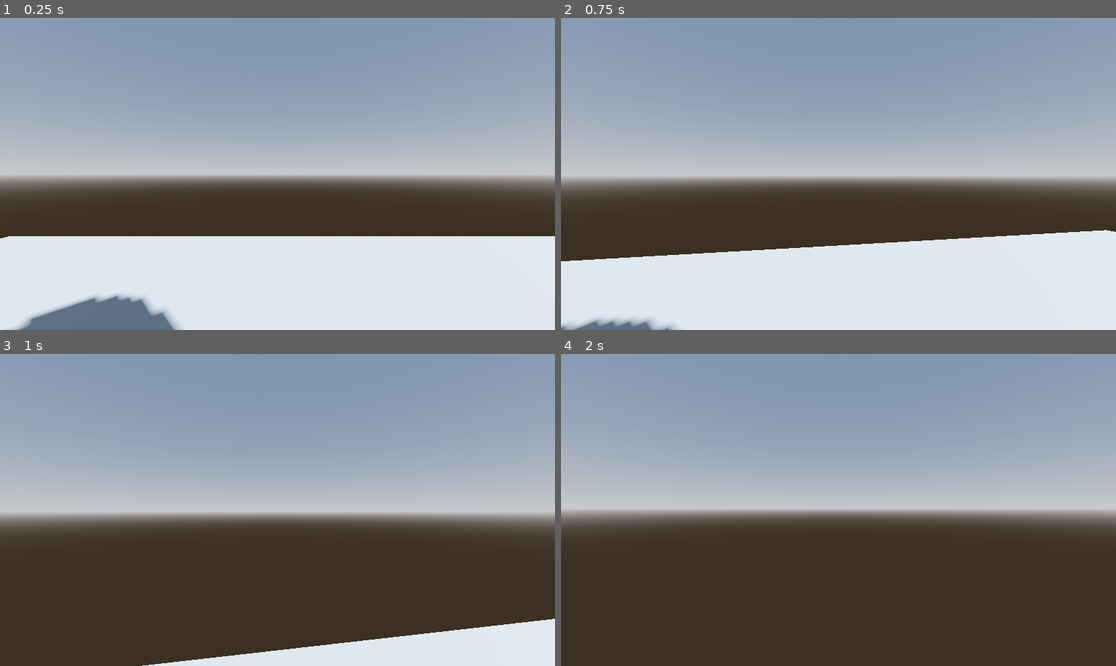
Above: before the commit, frames 1-4 (two rows, left to right).
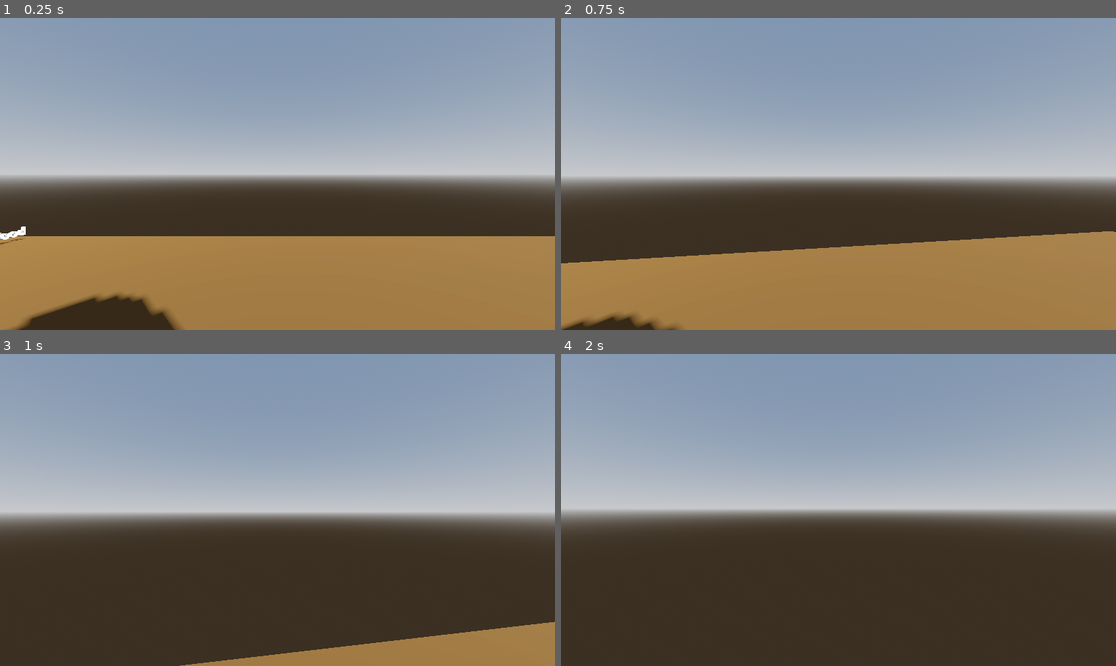
Above: after the commit, the same moments.

Repository: Yuri-Campos/horrorTest
Game: Godot game, scene res://maps/lvl_1.tscn
Same seed, same stepped clock (60 frames per second), same inputs: the game is played once before the commit and once after it. The project has no main scene, so this scene is started directly.
Inputs (mouse positions are in pixels of both pictures, inside the frame that each line leads up to):
- Up to frame 1 (0.25 s): no input
- Up to frame 2 (0.75 s): tap Enter at 0.5 s; move the mouse to (866, 174) at 0.52 s; hold W (ui_up) from 0.53 s (still down); tap Shift (action_run, bound only after the commit) at 0.6 s
- Up to frame 3 (1 s): keep holding W (ui_up); tap Space (action_jump) at 0.77 s
- Up to frame 4 (2 s): keep holding W (ui_up); move the mouse to (810, 510) at 1.27 s; tap Shift (action_run, bound only after the commit) at 1.35 s; tap Space (action_jump) at 1.52 s

The runs differ from the first frame. In frame 1, 30% of the frame differs, in the area x 0-100%, y 66-100%; in frame 2, 27%; in frame 3, 5.7%; in frame 4, nothing differs.

Commit message:
sounds play faster when running

Diff:
--- a/Player/player.gd
+++ b/Player/player.gd
@@ -23,7 +23,8 @@
 
 var distance_footstep: float = 0.0
 var play_footstep: int = 3
-
+var is_running: bool = false
+var stamina: float = 100.0
 func _ready():
 	Input.set_mouse_mode(Input.MOUSE_MODE_CAPTURED)
 
@@ -32,7 +33,10 @@
 		rotate_y(deg_to_rad(-event.relative.x * mouse_sens))
 		camera_3d.rotate_x(deg_to_rad(-event.relative.y * mouse_sens))
 		camera_3d.rotation.x = clamp(camera_3d.rotation.x, deg_to_rad(-89), deg_to_rad(89))
-
+	if Input.is_action_just_pressed("action_run"):
+		is_running = true
+	if Input.is_action_just_released("action_run"):
+		is_running = false
 func _process(delta):
 	if(is_bob_on):
 		cam_movement(delta)
@@ -70,26 +74,35 @@
 
 	direction = Vector3(direction.x, 0, direction.z).rotated(Vector3.UP, h_rot).normalized()
 
-	velocity.x = direction.x * speed
-	velocity.z = direction.z * speed
+
+	var char_speed = speed * 1.5 if is_running && stamina > 0 else speed
+	velocity.x = direction.x * char_speed
+	velocity.z = direction.z * char_speed
 
 	if !is_on_floor():
 		velocity.y -= GRAVITY * delta
 	if Input.is_action_just_pressed("action_jump") and is_on_floor():
 		velocity.y = jump_vel
 
-
 	move_and_slide()
 
 func process_ground_sounds(group: String):
-	if play_footstep != 100 and (int(velocity.x) != 0) || int (velocity.z) != 0:
+
+	if is_running:
+		play_footstep = 2
+	else:
+		play_footstep = 3
+
+
+	if (int(velocity.x) != 0) || int (velocity.z) != 0:
 		distance_footstep += 0.1
 
 	if distance_footstep > play_footstep and is_on_floor():
 		match group:
 			"terrain_wood":
 				step_sound.stream = load("res://sounds/steps/wood/1.ogg")
-
+			"terrain_grass":
+				step_sound.stream = load("res://sounds/steps/grass/1.ogg")
 
 		step_sound.pitch_scale = randf_range(0.8, 1.2)
 		step_sound.play()
--- a/maps/lvl_1.tscn
+++ b/maps/lvl_1.tscn
@@ -17,8 +17,25 @@
 
 [sub_resource type="BoxMesh" id="BoxMesh_ha3bl"]
 
+[sub_resource type="StandardMaterial3D" id="StandardMaterial3D_js0rk"]
+albedo_color = Color(0.356863, 0.239216, 0.0745098, 1)
+
 [sub_resource type="ConcavePolygonShape3D" id="ConcavePolygonShape3D_wlgvd"]
 data = PackedVector3Array(-0.5, 0.5, 0.5, 0.5, 0.5, 0.5, -0.5, -0.5, 0.5, 0.5, 0.5, 0.5, 0.5, -0.5, 0.5, -0.5, -0.5, 0. …(500 unchanged characters)…
+
+[sub_resource type="StandardMaterial3D" id="StandardMaterial3D_f033d"]
+albedo_color = Color(0.188235, 0.45098, 0.298039, 1)
+
+[sub_resource type="StandardMaterial3D" id="StandardMaterial3D_jeot1"]
+
+[sub_resource type="TextMesh" id="TextMesh_pbja1"]
+material = SubResource("StandardMaterial3D_jeot1")
+text = "Wood
+"
+
+[sub_resource type="TextMesh" id="TextMesh_od8ld"]
+text = "Grass
+"
 
 [node name="lvl1" type="Node"]
 
@@ -32,10 +49,29 @@
 [node name="MeshInstance3D" type="MeshInstance3D" parent="." groups=["terrain_wood"]]
 transform = Transform3D(9.96513, 0, 0, 0, 0.140808, 0, 0, 0, 10.3024, 0.616452, 0.21048, 1.83672)
 mesh = SubResource("BoxMesh_ha3bl")
+surface_material_override/0 = SubResource("StandardMaterial3D_js0rk")
 
 [node name="StaticBody3D" type="StaticBody3D" parent="MeshInstance3D"]
 
 [node name="CollisionShape3D" type="CollisionShape3D" parent="MeshInstance3D/StaticBody3D"]
 shape = SubResource("ConcavePolygonShape3D_wlgvd")
 
+[node name="MeshInstance3D2" type="MeshInstance3D" parent="." groups=["terrain_grass", "terrain_wood"]]
+transform = Transform3D(9.96513, 0, 0, 0, 0.140808, 0, 0, 0, 10.3024, -9.39419, 0.21048, 1.83672)
+mesh = SubResource("BoxMesh_ha3bl")
+surface_material_override/0 = SubResource("StandardMaterial3D_f033d")
+
+[node name="StaticBody3D" type="StaticBody3D" parent="MeshInstance3D2"]
+
+[node name="CollisionShape3D" type="CollisionShape3D" parent="MeshInstance3D2/StaticBody3D"]
+shape = SubResource("ConcavePolygonShape3D_wlgvd")
+
 [node name="player" parent="." instance=ExtResource("2_8s4ko")]
+
+[node name="WoodText" type="MeshInstance3D" parent="."]
+transform = Transform3D(-4.37114e-08, 0, 1, 0, 1, 0, -1, 0, -4.37114e-08, -4, 0.4, -3)
+mesh = SubResource("TextMesh_pbja1")
+
+[node name="GrassText" type="MeshInstance3D" parent="."]
+transform = Transform3D(-4.37114e-08, 0, 1, 0, 1, 0, -1, 0, -4.37114e-08, -5, 0.4, -3)
+mesh = SubResource("TextMesh_od8ld")
--- a/project.godot
+++ b/project.godot
@@ -46,3 +46,8 @@
 , Object(InputEventJoypadButton,"resource_local_to_scene":false,"resource_name":"","device":-1,"button_index":0,"pressure":0.0,"pressed":false,"script":null)
 ]
 }
+action_run={
+"deadzone": 0.5,
+"events": [Object(InputEventKey,"resource_local_to_scene":false,"resource_name":"","device":-1,"window_id":0,"alt_pressed":false,"shift_pressed":false,"ctrl_pressed":false,"meta_pressed":false,"pressed":false,"keycode":0,"physical_keycode":4194325,"key_label":0,"unicode":0,"echo":false,"script":null)
+]
+}
Not shown: 1 places in maps/lvl_1.tscn that only renumber resources
